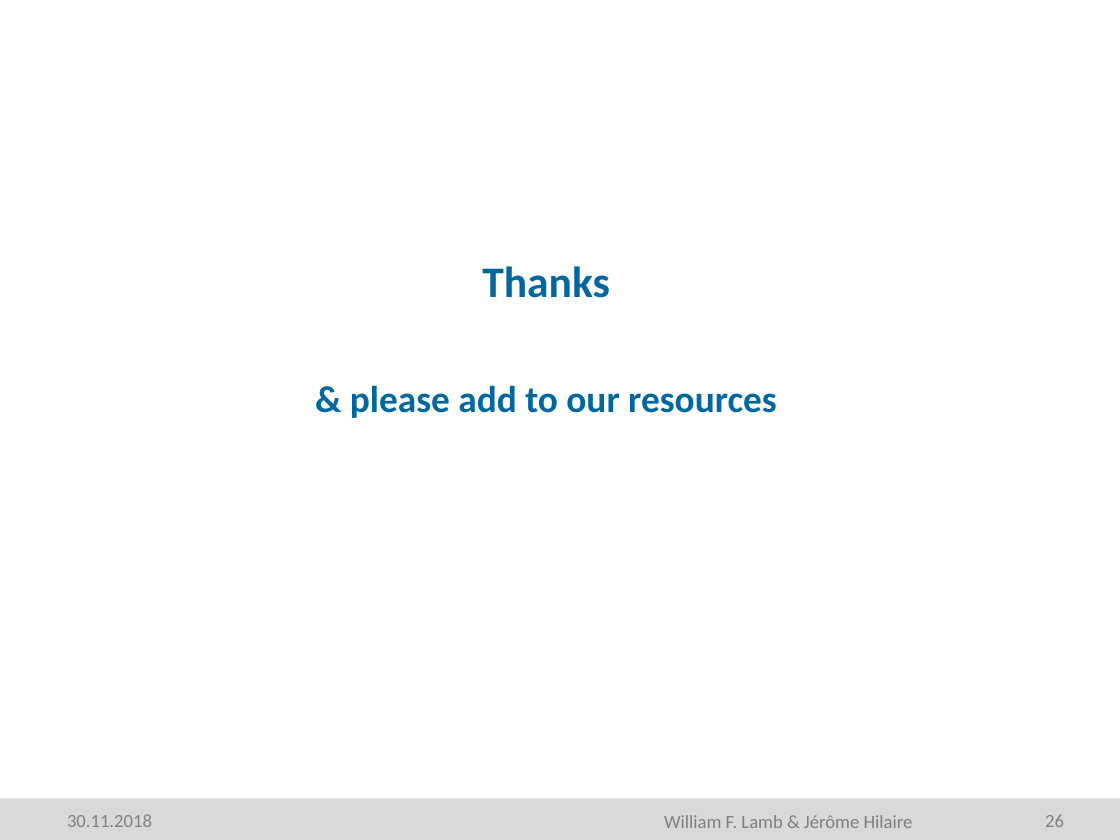
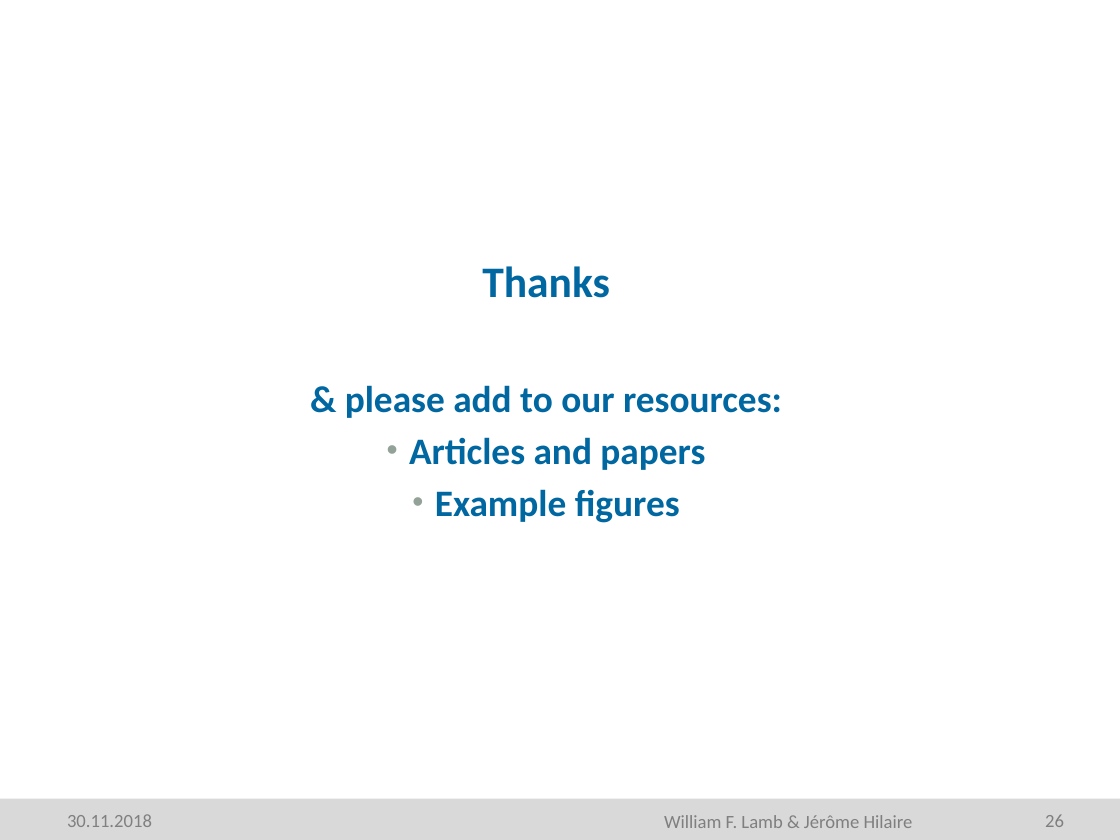
Before and after one commit to mcc-apsis/figures, a slide deck: slide 26 of Resources/Seminar part 1.pptm. Drawn at 1120x840 pixels with LibreOffice and Linux fonts; fonts in the diff are those of the drawing; background and template pictures are left out. Boxes give left, top, right and bottom in pixels: in the first picture for what was removed or moved away, otherwise in the second. Text is boxed around its words. In the diff, an @@ line names an element or a change of style, - is before the commit and + after.

Commit message:
more resources

```diff
--- a/Resources/Seminar part 1.pptm
+++ b/Resources/Seminar part 1.pptm
@@ text at <box>345,385,782,523</box>: text changed @@
-& please add to our resources
+& please add to our resources:
+• Articles and papers
+• Example figures
```
Also in this commit, not shown: 1 other slide changed, 3 other files.
